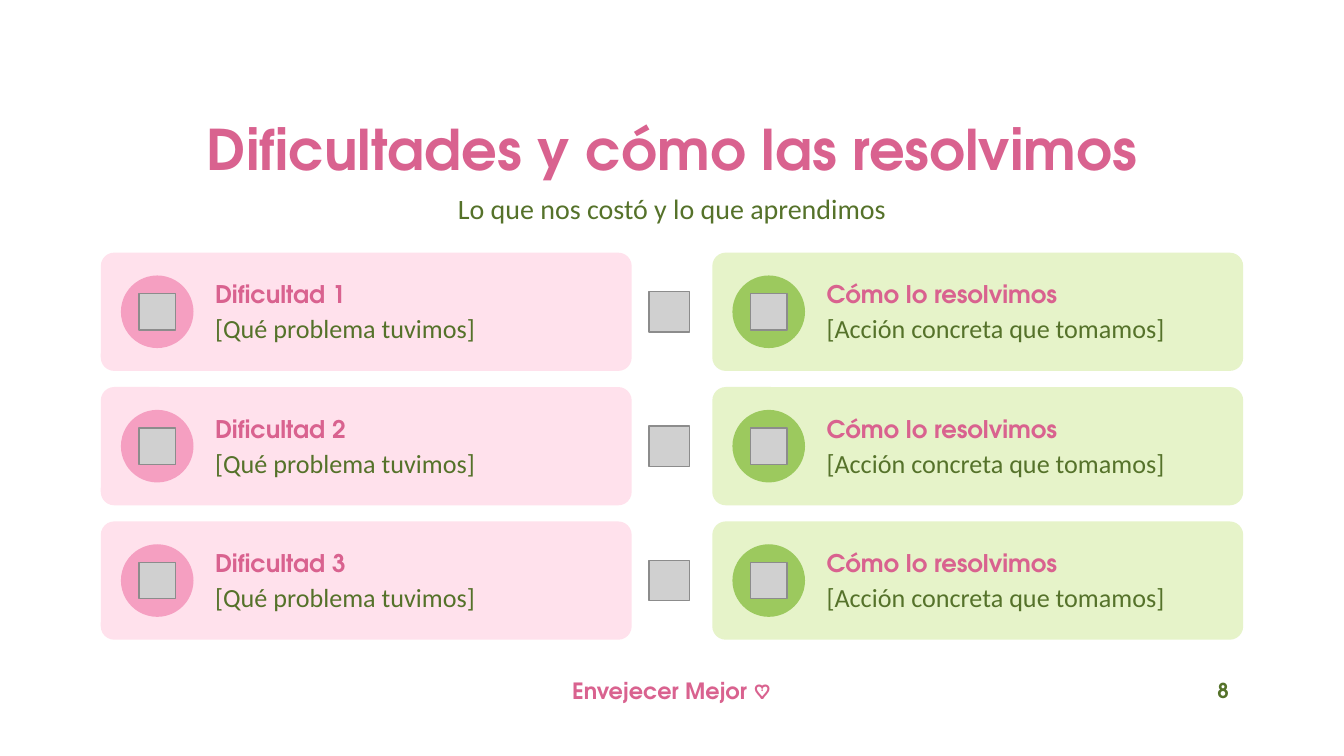
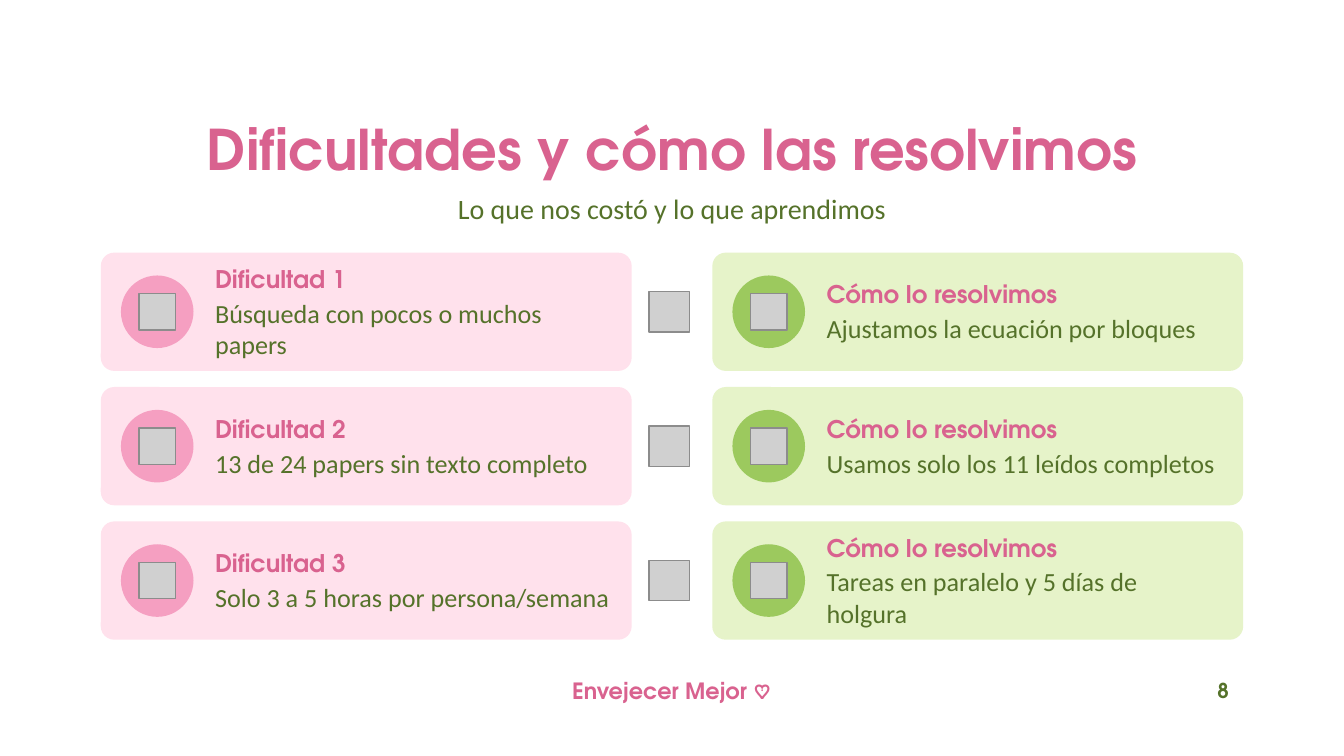
Before and after one commit to lukipuki0/liderazgo, a slide deck: slide 8 of Envejecer_Mejor_avances.pptx. Drawn at 1344x756 pixels with LibreOffice and Linux fonts; fonts in the diff are those of the drawing; grey boxes stand for pictures; background and template pictures are left out. Boxes give left, top, right and bottom in pixels: in the first picture for what was removed or moved away, otherwise in the second. Text is boxed around its words. In the diff, an @@ line names an element or a change of style, - is before the commit and + after.

```diff
--- a/Envejecer_Mejor_avances.pptx
+++ b/Envejecer_Mejor_avances.pptx
@@ text at (215, 305, 541, 358): text changed @@
-[Qué problema tuvimos]
+Búsqueda con pocos o muchos papers
@@ text at (827, 320, 1195, 343): text changed @@
-[Acción concreta que tomamos]
+Ajustamos la ecuación por bloques
@@ text at (215, 455, 588, 477): text changed @@
-[Qué problema tuvimos]
+13 de 24 papers sin texto completo
@@ text at (827, 455, 1215, 477): text changed @@
-[Acción concreta que tomamos]
+Usamos solo los 11 leídos completos
@@ text at (215, 589, 609, 611): text changed @@
-[Qué problema tuvimos]
+Solo 3 a 5 horas por persona/semana
@@ text at (827, 573, 1137, 628): text changed @@
-[Acción concreta que tomamos]
+Tareas en paralelo y 5 días de holgura
```
Also in this commit, not shown: 6 other slides changed, 1 slide added, 1 slide removed, 2 other files.
